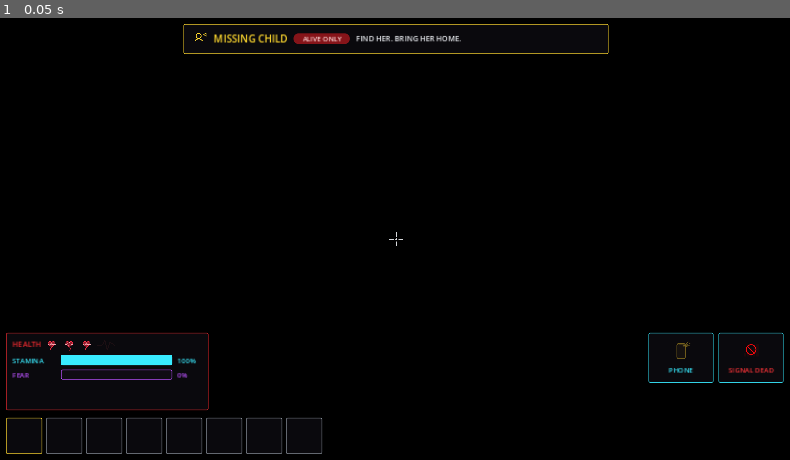
Above: before the commit, frame 1.
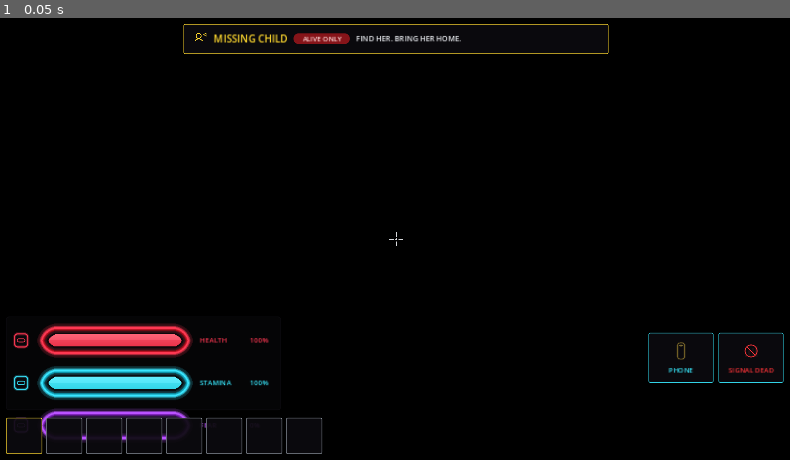
Above: after the commit, the same moment.

Repository: Kyrony/Vouch
Game: Godot game, scene res://scenes/Player/Player.tscn
Two runs of this game, one before a commit and one after it. Both use one fixed random seed, a clock stepped at 60 frames per second and the inputs below. This scene is started directly instead of the project's main scene.
Inputs:
- Up to frame 1 (0.05 s): no input

The runs differ from the first frame. In frame 1, 3.8% of the frame differs, in the area x 0-96%, y 69-97%.

Commit message:
Wire Leonardo HUD v3 empty neon-rim meters.
Replace ornate heart health with shared empty-track TextureProgressBars for health, stamina, and fear. Eng owns fill percent in Godot; chips, phone LED, and signal icons stay on existing gameplay hooks.

Co-authored-by: Kyle Bruns <Kyrony@users.noreply.github.com>

Diff:
--- /dev/null
+++ b/scripts/capture_neon_hud.gd
@@ -0,0 +1,47 @@
+extends SceneTree
+## Headless capture of Leonardo HUD v3 meters at known fill percents.
+
+
+func _initialize() -> void:
+	call_deferred("_run")
+
+
+func _run() -> void:
+	var ui: GDScript = load("res://scripts/horror/ui/leonardo_ui_validate.gd")
+	var hud_err: String = ui.call("validate_hud")
+	if not hud_err.is_empty():
+		push_error("HUD V3 CAPTURE FAILED: %s" % hud_err)
+		quit(1)
+		return
+	var hud_script: GDScript = load("res://scripts/horror/ui/neon_hud.gd")
+	var hud: Control = hud_script.new()
+	root.add_child(hud)
+	await process_frame
+	await process_frame
+	hud.call("set_meters", 62.0, 100.0, 40.0, 25.0)
+	hud.call("set_signal_band", "full")
+	hud.call("set_phone_device", true, 88.0, true)
+	hud.call("set_interact_prompt", true, "Open door", "Look / Talk")
+	await process_frame
+	if hud.get_node_or_null("Vitals/VBoxContainer") == null and hud.get_node_or_null("Vitals") == null:
+		push_error("HUD V3 CAPTURE FAILED: Vitals missing")
+		quit(1)
+		return
+	if str(hud.get("health_ratio")) != "0.62":
+		push_error("HUD V3 CAPTURE FAILED: health_ratio=%s" % hud.get("health_ratio"))
+		quit(1)
+		return
+	var img: Image = root.get_viewport().get_texture().get_image()
+	var out := "res://assets/horror/hud/_hud_v3_capture.png"
+	var err := img.save_png(out)
+	if err != OK:
+		push_error("HUD V3 screenshot save failed: %s" % err)
+		quit(1)
+		return
+	print("HEALTH=%.2f STAMINA=%.2f FEAR=%.2f SIGNAL=%s PHONE_LED=%s" % [
+		hud.get("health_ratio"), hud.get("stamina_ratio"), hud.get("fear_ratio"),
+		hud.get("signal_band"), hud.get("phone_led_on"),
+	])
+	print("SCREENSHOT=%s %dx%d" % [out, img.get_width(), img.get_height()])
+	print("HUD V3 CAPTURE OK")
+	quit(0)
--- a/scripts/horror/ui/hud_icon_pack.gd
+++ b/scripts/horror/ui/hud_icon_pack.gd
@@ -1,10 +1,11 @@
 extends RefCounted
 class_name HudIconPack
-## Leonardo v2 neon-horror HUD language (soft-go wiring).
+## Leonardo HUD v3 neon-horror language (soft-go wiring).
 ##
-## Phone light = yellow smartphone + LED bloom. Never a handheld torch.
+## Meters are EMPTY neon-rim tracks + chips. Eng owns fill % in Godot.
+## Phone light = yellow smartphone + LED. Never a handheld torch.
 
-const HEALTH := Color(1.0, 0.18, 0.28)
+const HEALTH := Color(1.0, 0.22, 0.32)
 const STAMINA := Color(0.22, 0.92, 1.0)
 const FEAR := Color(0.73, 0.32, 1.0)
 const PHONE_LED := Color(1.0, 0.82, 0.19)
@@ -17,9 +18,12 @@
 
 const DIR := "res://assets/horror/hud"
 
-const TEX_HEALTH := "health_heart"
-const TEX_STAMINA := "stamina_pulse"
-const TEX_FEAR := "fear_eye"
+const TEX_HEALTH := "health_bar_empty"
+const TEX_STAMINA := "stamina_bar_empty"
+const TEX_FEAR := "fear_bar_empty"
+const TEX_HEALTH_CHIP := "health_chip"
+const TEX_STAMINA_CHIP := "stamina_chip"
+const TEX_FEAR_CHIP := "fear_chip"
 const TEX_PHONE_LED := "phone_led"
 const TEX_SIGNAL_FULL := "signal_full"
 const TEX_SIGNAL_WEAK := "signal_weak"
@@ -48,9 +52,11 @@
 		"full":
 			return texture(TEX_SIGNAL_FULL)
 		"weak":
-			return texture(TEX_SIGNAL_WEAK)
+			var weak := texture(TEX_SIGNAL_WEAK)
+			return weak if weak else texture(TEX_SIGNAL_FULL)
 		_:
-			return texture(TEX_SIGNAL_DEAD)
+			var dead := texture(TEX_SIGNAL_DEAD)
+			return dead if dead else texture(TEX_SIGNAL_FULL)
 
 
 static func signal_color(band: String) -> Color:
@@ -97,3 +103,30 @@
 			return texture(TEX_PHONE_LED)
 		_:
 			return null
+
+
+static func make_fill_texture(color: Color, width: int, height: int, inset: int) -> ImageTexture:
+	## Programmatic meter fill. No mid/low fill PNGs — eng owns %.
+	var w := maxi(width, 8)
+	var h := maxi(height, 8)
+	var pad := clampi(inset, 2, int(h / 2) - 1)
+	var img := Image.create(w, h, false, Image.FORMAT_RGBA8)
+	img.fill(Color(0, 0, 0, 0))
+	var inner_w := w - pad * 2
+	var inner_h := h - pad * 2
+	var rad := maxf(float(inner_h) * 0.5, 1.0)
+	var hi := color.lightened(0.22)
+	var lo := color.darkened(0.08)
+	for y in range(pad, h - pad):
+		var t := float(y - pad) / float(maxi(inner_h - 1, 1))
+		var row_col := hi.lerp(lo, clampf(t, 0.0, 1.0))
+		for x in range(pad, w - pad):
+			if _in_round_rect(float(x - pad), float(y - pad), float(inner_w), float(inner_h), rad):
+				img.set_pixel(x, y, row_col)
+	return ImageTexture.create_from_image(img)
+
+
+static func _in_round_rect(x: float, y: float, w: float, h: float, r: float) -> bool:
+	var dx := maxf(absf(x - w * 0.5) - (w * 0.5 - r), 0.0)
+	var dy := maxf(absf(y - h * 0.5) - (h * 0.5 - r), 0.0)
+	return (dx * dx + dy * dy) <= (r * r + 0.35)
--- a/scripts/horror/ui/leonardo_ui_validate.gd
+++ b/scripts/horror/ui/leonardo_ui_validate.gd
@@ -167,4 +167,30 @@
 		return "phone_led.png missing"
 	if not FileAccess.file_exists("res://assets/horror/ui/README.md"):
 		return "UI pack README missing"
+	for stem in [
+		"health_bar_empty", "stamina_bar_empty", "fear_bar_empty",
+		"health_chip", "stamina_chip", "fear_chip",
+		"signal_full", "signal_weak", "signal_dead",
+	]:
+		if not ResourceLoader.exists("res://assets/horror/hud/%s.png" % stem):
+			return "%s.png missing" % stem
+	var dir := DirAccess.open("res://assets/horror/hud")
+	if dir:
+		dir.list_dir_begin()
+		var fname := dir.get_next()
+		while fname != "":
+			if fname.contains("fill_example") or fname.ends_with("_fill.png") or fname.contains("_fill_mid") or fname.contains("_fill_low"):
+				return "HUD must not ship fill-state PNGs: %s" % fname
+			fname = dir.get_next()
+	var hud_src := FileAccess.get_file_as_string("res://scripts/horror/ui/neon_hud.gd")
+	if hud_src.contains("_health_hearts") or hud_src.contains("health_heart"):
+		return "NeonHud still uses ornate heart health"
+	if not hud_src.contains("TextureProgressBar"):
+		return "NeonHud must fill empty tracks with TextureProgressBar"
+	if str(pack.TEX_HEALTH) != "health_bar_empty":
+		return "health track stem must be health_bar_empty"
+	if str(pack.TEX_STAMINA) != "stamina_bar_empty" or str(pack.TEX_FEAR) != "fear_bar_empty":
+		return "stamina/fear must share empty-track shape language"
+	if not pack.has_method("make_fill_texture"):
+		return "HudIconPack must generate fill textures in-engine"
 	return ""
--- a/scripts/horror/ui/neon_hud.gd
+++ b/scripts/horror/ui/neon_hud.gd
@@ -1,7 +1,8 @@
 extends Control
 class_name NeonHud
-## Leonardo HUD mock: objective banner, hearts + EKG, cyan stamina,
-## violet fear, phone LED + signal, PM ability cooldown, center E prompt.
+## Leonardo HUD v3: objective banner, shared empty neon-rim meters
+## (health / stamina / fear), phone LED + signal, PM cooldown, E prompt.
+## Fill % is eng-owned via TextureProgressBar — no mid/low fill PNGs.
 
 const _PACK: GDScript = preload("res://scripts/horror/ui/hud_icon_pack.gd")
 const _KIT: GDScript = preload("res://scripts/horror/ui/ui_kit.gd")
@@ -31,10 +32,11 @@
 var interact_sub: String = "Look / Talk"
 
 var _built: bool = false
-var _health_hearts: Array[TextureRect] = []
-var _stamina_bar: ProgressBar
+var _health_bar: TextureProgressBar
+var _stamina_bar: TextureProgressBar
+var _fear_bar: TextureProgressBar
+var _health_pct: Label
 var _stamina_pct: Label
-var _fear_bar: ProgressBar
 var _fear_pct: Label
 var _phone_icon: TextureRect
 var _phone_label: Label
@@ -48,7 +50,6 @@
 var _prompt_sub: Label
 var _hotbar: HBoxContainer
 var _hotbar_cells: Array[Panel] = []
-var _tex_health: Texture2D
 var _tex_phone: Texture2D
 var _tex_ability: Texture2D
 var _tex_key: Texture2D
@@ -142,7 +143,6 @@
 
 
 func _load_textures() -> void:
-	_tex_health = _PACK.texture(_PACK.TEX_HEALTH)
 	_tex_phone = _PACK.texture(_PACK.TEX_PHONE_LED)
 	_tex_ability = _PACK.texture(_PACK.TEX_ABILITY)
 	_tex_key = _PACK.texture(_PACK.TEX_KEY_E)
@@ -216,68 +216,83 @@
 	box.name = "Vitals"
 	box.set_anchors_preset(PRESET_BOTTOM_LEFT)
 	box.offset_left = 16
-	box.offset_top = -210
-	box.offset_right = 340
+	box.offset_top = -236
+	box.offset_right = 456
 	box.offset_bottom = -86
 	box.mouse_filter = MOUSE_FILTER_IGNORE
-	box.add_theme_stylebox_override("panel", _KIT.panel_alert())
+	box.add_theme_stylebox_override("panel", _KIT.panel(Color(0.08, 0.07, 0.1, 0.55), 4, Color(0.03, 0.03, 0.04, 0.62)))
 	add_child(box)
 	var col := VBoxContainer.new()
+	col.name = "MeterColumn"
 	col.set_anchors_preset(PRESET_FULL_RECT)
 	col.offset_left = 10
 	col.offset_top = 8
 	col.offset_right = -10
 	col.offset_bottom = -8
-	col.add_theme_constant_override("separation", 6)
+	col.add_theme_constant_override("separation", 8)
 	box.add_child(col)
-	var health_row := HBoxContainer.new()
-	health_row.add_theme_constant_override("separation", 6)
-	col.add_child(health_row)
-	var hl := Label.new()
-	hl.text = "HEALTH"
-	hl.add_theme_color_override("font_color", _KIT.RED)
-	hl.add_theme_font_size_override("font_size", 12)
-	health_row.add_child(hl)
-	for i in 3:
-		var heart := TextureRect.new()
-		heart.custom_minimum_size = Vector2(22, 22)
-		heart.expand_mode = TextureRect.EXPAND_IGNORE_SIZE
-		heart.stretch_mode = TextureRect.STRETCH_KEEP_ASPECT_CENTERED
-		heart.texture = _tex_health
-		heart.mouse_filter = MOUSE_FILTER_IGNORE
-		health_row.add_child(heart)
-		_health_hearts.append(heart)
-	_stamina_bar = _make_meter(col, "STAMINA", _KIT.CYAN, true)
-	_fear_bar = _make_meter(col, "FEAR", _KIT.VIOLET, false)
-
-
-func _make_meter(parent: VBoxContainer, caption: String, color: Color, stamina: bool) -> ProgressBar:
+	_health_bar = _make_track_meter(col, "HEALTH", _PACK.HEALTH, _PACK.TEX_HEALTH_CHIP, _PACK.TEX_HEALTH)
+	_stamina_bar = _make_track_meter(col, "STAMINA", _PACK.STAMINA, _PACK.TEX_STAMINA_CHIP, _PACK.TEX_STAMINA)
+	_fear_bar = _make_track_meter(col, "FEAR", _PACK.FEAR, _PACK.TEX_FEAR_CHIP, _PACK.TEX_FEAR)
+
+
+func _make_track_meter(parent: VBoxContainer, caption: String, color: Color, chip_stem: String, bar_stem: String) -> TextureProgressBar:
 	var row := HBoxContainer.new()
+	row.name = "%sRow" % caption.capitalize()
 	row.add_theme_constant_override("separation", 8)
 	parent.add_child(row)
+	var chip := TextureRect.new()
+	chip.name = "%sChip" % caption.capitalize()
+	chip.custom_minimum_size = Vector2(28, 28)
+	chip.expand_mode = TextureRect.EXPAND_IGNORE_SIZE
+	chip.stretch_mode = TextureRect.STRETCH_KEEP_ASPECT_CENTERED
+	chip.texture = _PACK.texture(chip_stem)
+	chip.mouse_filter = MOUSE_FILTER_IGNORE
+	row.add_child(chip)
+	var bar := TextureProgressBar.new()
+	bar.name = "%sBar" % caption.capitalize()
+	bar.min_value = 0.0
+	bar.max_value = 1.0
+	bar.step = 0.001
+	bar.custom_minimum_size = Vector2(236, 28)
+	bar.size_flags_horizontal = SIZE_EXPAND_FILL
+	bar.nine_patch_stretch = true
+	var under: Texture2D = _PACK.texture(bar_stem)
+	bar.texture_under = under
+	var tw := 640
+	var th := 72
+	if under:
+		tw = under.get_width()
+		th = under.get_height()
+	var inset := maxi(int(round(float(th) * 0.28)), 8)
+	bar.texture_progress = _PACK.make_fill_texture(color, tw, th, inset)
+	var margin := maxi(int(round(float(th) * 0.42)), 12)
+	bar.stretch_margin_left = margin
+	bar.stretch_margin_right = margin
+	bar.stretch_margin_top = margin
+	bar.stretch_margin_bottom = margin
+	bar.fill_mode = TextureProgressBar.FILL_LEFT_TO_RIGHT
+	bar.mouse_filter = MOUSE_FILTER_IGNORE
+	row.add_child(bar)
 	var lab := Label.new()
 	lab.text = caption
-	lab.custom_minimum_size = Vector2(70, 0)
+	lab.custom_minimum_size = Vector2(72, 0)
 	lab.add_theme_color_override("font_color", color)
 	lab.add_theme_font_size_override("font_size", 11)
 	row.add_child(lab)
-	var bar := ProgressBar.new()
-	bar.max_value = 1.0
-	bar.show_percentage = false
-	bar.custom_minimum_size = Vector2(150, 16)
-	bar.size_flags_horizontal = SIZE_EXPAND_FILL
-	bar.add_theme_stylebox_override("background", _KIT.meter_bg(color))
-	bar.add_theme_stylebox_override("fill", _KIT.meter_fill(color))
-	row.add_child(bar)
 	var pct := Label.new()
+	pct.name = "%sPct" % caption.capitalize()
 	pct.custom_minimum_size = Vector2(40, 0)
 	pct.add_theme_color_override("font_color", color)
 	pct.add_theme_font_size_override("font_size", 11)
 	row.add_child(pct)
-	if stamina:
-		_stamina_pct = pct
-	else:
-		_fear_pct = pct
+	match caption:
+		"HEALTH":
+			_health_pct = pct
+		"STAMINA":
+			_stamina_pct = pct
+		_:
+			_fear_pct = pct
 	return bar
 
 
@@ -443,9 +458,9 @@
 
 
 func _refresh() -> void:
-	for i in _health_hearts.size():
-		var lit := health_ratio > (float(i) / 3.0)
-		_health_hearts[i].modulate = Color(1, 1, 1, 1 if lit else 0.22)
+	if _health_bar:
+		_health_bar.value = health_ratio
+		_health_pct.text = "%d%%" % int(round(health_ratio * 100.0))
 	if _stamina_bar:
 		_stamina_bar.value = stamina_ratio
 		_stamina_pct.text = "%d%%" % int(round(stamina_ratio * 100.0))
@@ -477,8 +492,13 @@
 	if band.is_empty():
 		band = _PACK.band_from_strength(tower_strength)
 	var col: Color = _PACK.signal_color(band)
-	_signal_icon.texture = _PACK.signal_texture(band)
-	_signal_icon.modulate = col
+	var tex: Texture2D = _PACK.signal_texture(band)
+	_signal_icon.texture = tex
+	var full_tex: Texture2D = _PACK.texture(_PACK.TEX_SIGNAL_FULL)
+	if band != "full" and tex == full_tex:
+		_signal_icon.modulate = col
+	else:
+		_signal_icon.modulate = Color.WHITE
 	var word := "STRONG" if band == "full" else ("WEAK" if band == "weak" else "DEAD")
 	_signal_label.text = "SIGNAL %s" % word
 	_signal_label.add_theme_color_override("font_color", col)
@@ -525,7 +545,6 @@
 
 func _draw() -> void:
 	_draw_reticle()
-	_draw_ekg_tick()
 
 
 func _draw_reticle() -> void:
@@ -537,21 +556,3 @@
 	draw_line(c + Vector2(0, 4), c + Vector2(0, 10), Color(1, 1, 1, 0.75), 1.2)
 	draw_line(c + Vector2(-10, 0), c + Vector2(-4, 0), Color(1, 1, 1, 0.75), 1.2)
 	draw_line(c + Vector2(4, 0), c + Vector2(10, 0), Color(1, 1, 1, 0.75), 1.2)
-
-
-func _draw_ekg_tick() -> void:
-	if not _built or _health_hearts.is_empty():
-		return
-	var last: TextureRect = _health_hearts[_health_hearts.size() - 1]
-	var origin := last.global_position - global_position + Vector2(28, 12)
-	var amp := 8.0
-	var pts := PackedVector2Array([
-		origin,
-		origin + Vector2(8, 0),
-		origin + Vector2(12, -amp),
-		origin + Vector2(16, amp),
-		origin + Vector2(20, -amp * 0.6),
-		origin + Vector2(28, 0),
-	])
-	for i in range(pts.size() - 1):
-		draw_line(pts[i], pts[i + 1], Color(1.0, 0.35, 0.38, 0.85), 1.4)
Binary file added: assets/horror/hud/fear_bar_empty.png
Not shown, added: assets/horror/hud/fear_bar_empty.png.import
Binary file added: assets/horror/hud/fear_chip.png
Not shown, added: assets/horror/hud/fear_chip.png.import
Binary file added: assets/horror/hud/health_bar_empty.png
Not shown, added: assets/horror/hud/health_bar_empty.png.import
Binary file added: assets/horror/hud/health_chip.png
Not shown, added: assets/horror/hud/health_chip.png.import
Binary file changed: assets/horror/hud/phone_led.png
Binary file changed: assets/horror/hud/signal_dead.png
Binary file changed: assets/horror/hud/signal_full.png
Binary file changed: assets/horror/hud/signal_weak.png
(and 8 more such lines)
